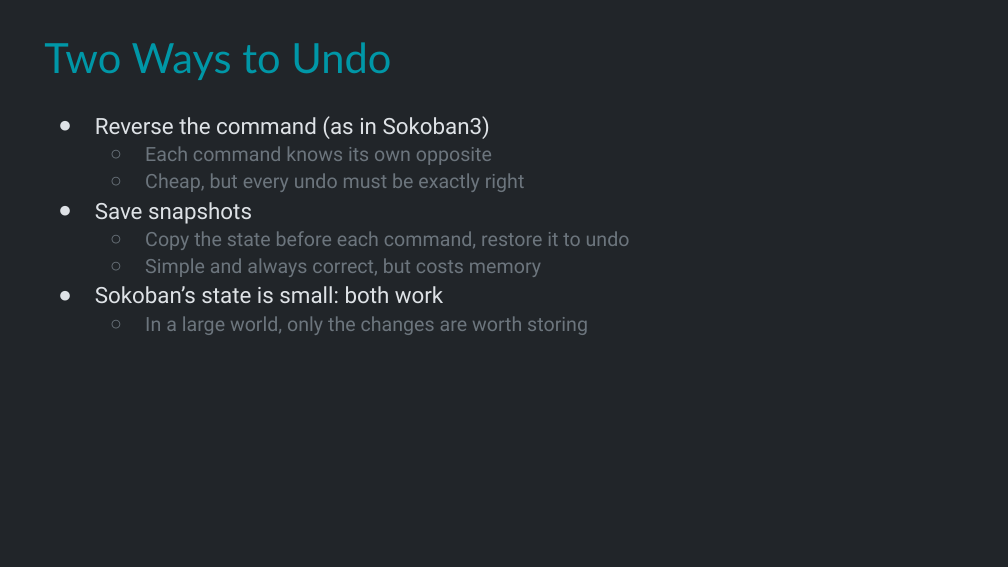
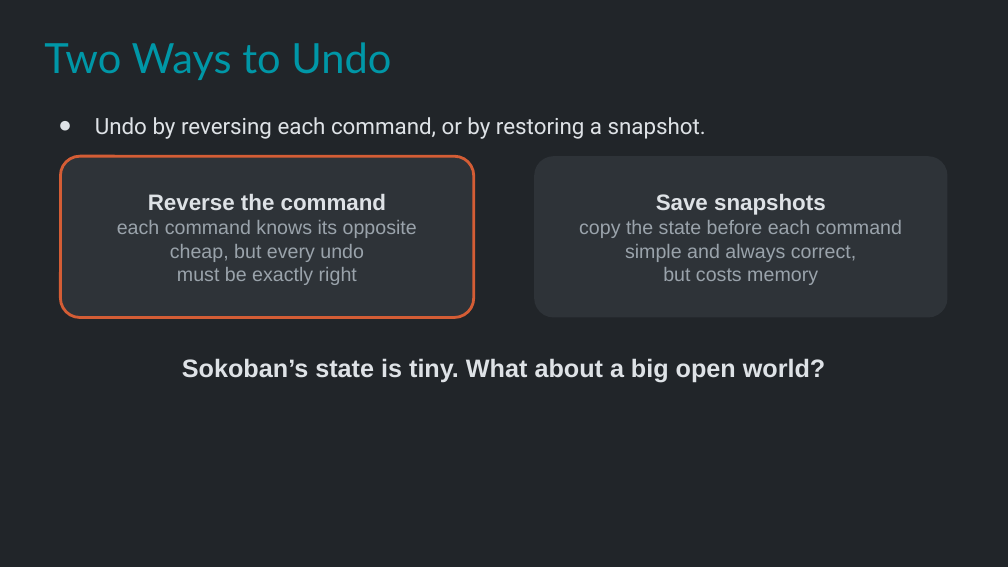
Before and after one commit to Metamate/gar, a slide deck: slide 27 of slides/04 Sokoban.pptx. Drawn at 1008x567 pixels with LibreOffice and Linux fonts; fonts in the diff are those of the drawing. Boxes give left, top, right and bottom in pixels: in the first picture for what was removed or moved away, otherwise in the second. Text is boxed around its words. In the diff, an @@ line names an element or a change of style, - is before the commit and + after.

```diff
--- a/slides/04 Sokoban.pptx
+++ b/slides/04 Sokoban.pptx
@@ text at (x1=95, y1=117, x2=706, y2=139): text changed; size 14 to 16 pt; text colour #6C757D to #DEE2E6 @@
-● Reverse the command (as in Sokoban3)
-  ○ Each command knows its own opposite
-  ○ Cheap, but every undo must be exactly right
-● Save snapshots
-  ○ Copy the state before each command, restore it to undo
-  ○ Simple and always correct, but costs memory
-● Sokoban’s state is small: both work
-  ○ In a large world, only the changes are worth storing
+● Undo by reversing each command, or by restoring a snapshot.
@@ rounded rectangle added at (x1=60, y1=156, x2=474, y2=318), fill #2E3338, outline #D45D35 2 pt, 14 pt, text #9AA3AB @@
+Reverse the command
+each command knows its opposite
+cheap, but every undo
+must be exactly right
@@ rounded rectangle added at (x1=534, y1=156, x2=948, y2=318), fill #2E3338, 14 pt, text #9AA3AB @@
+Save snapshots
+copy the state before each command
+simple and always correct,
+but costs memory
@@ text added at (x1=182, y1=358, x2=825, y2=383), 18 pt, text #DEE2E6, bold @@
+Sokoban’s state is tiny. What about a big open world?
```
Also in this commit, not shown: 3 other slides changed, 1 slide added.
